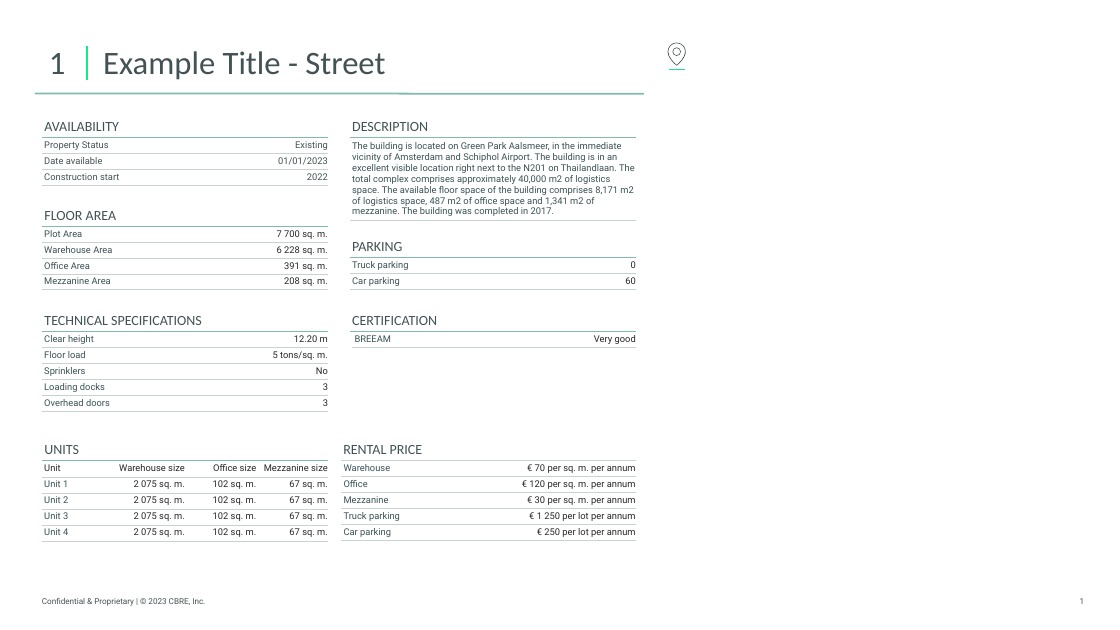
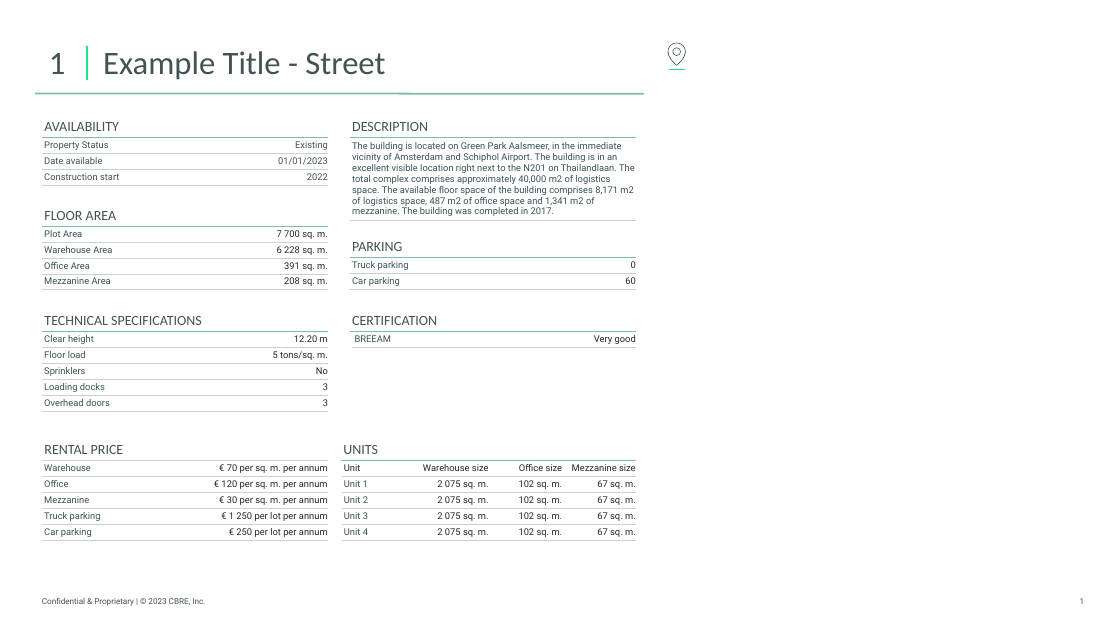
Before and after one commit to Timobaaij/occupiercbre, a slide deck: slide 1 of static/template.pptx. Drawn at 1120x630 pixels with LibreOffice and Linux fonts; fonts in the diff are those of the drawing; background and template pictures are left out. Boxes give left, top, right and bottom in pixels: in the first picture for what was removed or moved away, otherwise in the second. Text is boxed around its words. In the diff, an @@ line names an element or a change of style, - is before the commit and + after.

```diff
--- a/static/template.pptx
+++ b/static/template.pptx
@@ table: place and size @@
-table at bbox=[341, 437, 636, 461]
+table at bbox=[42, 437, 329, 461]
@@ table: place and size @@
-table at bbox=[42, 437, 329, 461]
+table at bbox=[341, 437, 636, 461]
@@ table: place and size @@
-table at bbox=[341, 460, 635, 541]
+table at bbox=[42, 460, 328, 541]
@@ table: place and size @@
-table at bbox=[42, 460, 328, 541]
+table at bbox=[342, 460, 638, 541]
```
